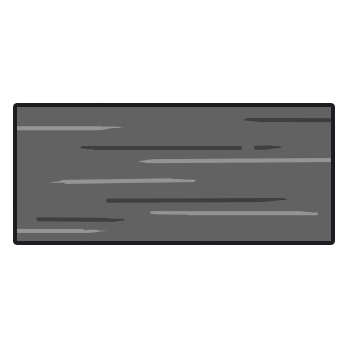
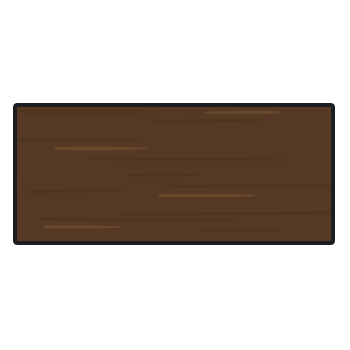
Comparing the layer stacks of the two 350px x 350px images. Changes:
painted on "Paint Layer 1" (3rd of 3) over (x1=17, y1=107, x2=331, y2=241)
